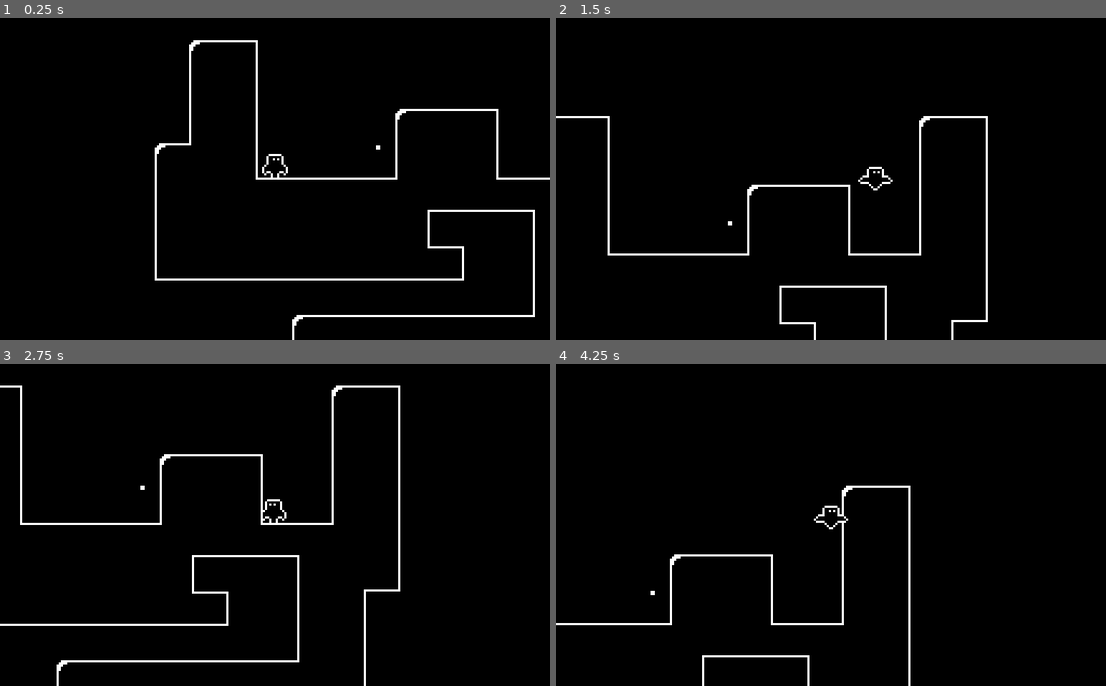
Above: before the commit, frames 1-4 (two rows, left to right).
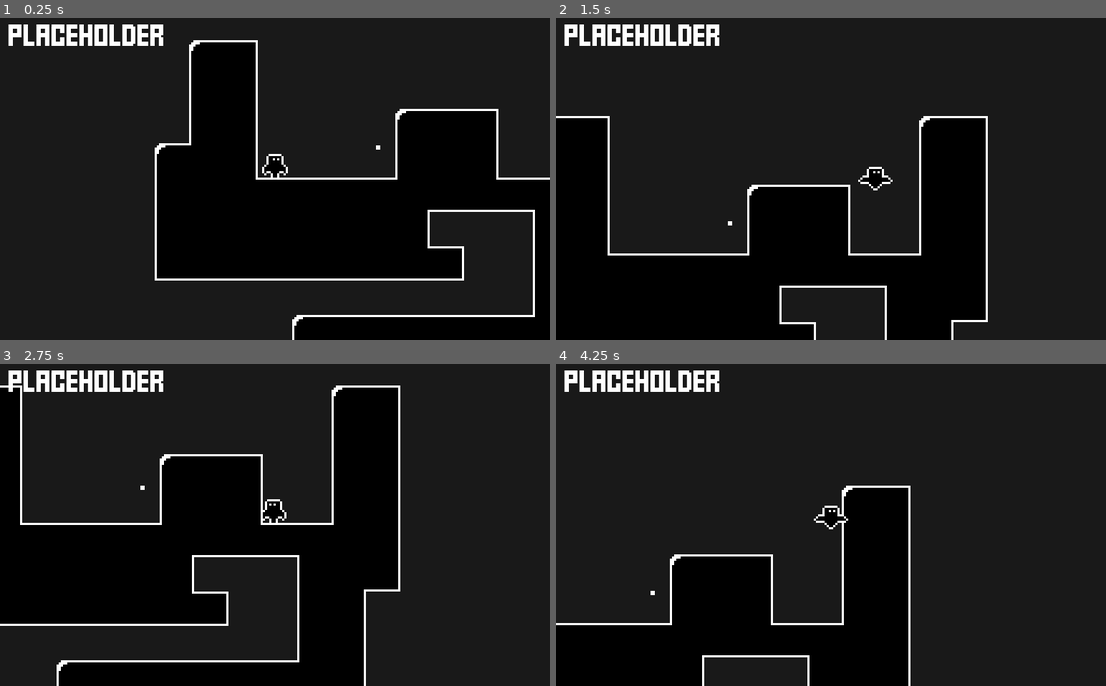
Above: after the commit, the same moments.

Repository: kylehorton33/1bit-platformer
Game: Godot game, scene res://src/World.tscn
Two runs of this game, one before a commit and one after it. Both use one fixed random seed, a clock stepped at 60 frames per second and the inputs below.
Inputs:
- Up to frame 1 (0.25 s): no input
- Up to frame 2 (1.5 s): hold Right (ui_right) from 0.53 s (still down); tap Space (jump) at 0.77 s
- Up to frame 3 (2.75 s): tap Space (jump) at 1.52 s; release Right (ui_right) at 2.03 s; hold Left (ui_left) from 2.03 s (still down)
- Up to frame 4 (4.25 s): release Left (ui_left) at 2.78 s; hold Right (ui_right) from 2.78 s (still down); tap Space (jump) at 3.02, 3.77 s

The runs differ from the first frame. In frame 1, 66% of the frame differs, in the area x 0-100%, y 0-100%; in frame 2, 68%; in frame 3, 64%; in frame 4, 80%.

Commit message:
add font and basic UI

Diff:
--- a/project.godot
+++ b/project.godot
@@ -18,7 +18,6 @@
 
 window/size/width=256
 window/size/height=150
-window/size/resizable=false
 window/size/test_width=512
 window/size/test_height=300
 window/stretch/mode="2d"
--- /dev/null
+++ b/src/UI/TopUI.tscn
@@ -0,0 +1,17 @@
+[gd_scene load_steps=2 format=2]
+
+[ext_resource path="res://src/UI/main_theme.tres" type="Theme" id=1]
+
+[node name="TopUI" type="Control"]
+theme = ExtResource( 1 )
+
+[node name="HBoxContainer" type="HBoxContainer" parent="."]
+anchor_right = 1.0
+margin_left = 4.0
+margin_top = 4.0
+margin_right = -4.0
+
+[node name="Label" type="Label" parent="HBoxContainer"]
+margin_right = 73.0
+margin_bottom = 11.0
+text = "PLACEHOLDER"
--- /dev/null
+++ b/src/UI/fff-forward.tres
@@ -0,0 +1,7 @@
+[gd_resource type="DynamicFont" load_steps=2 format=2]
+
+[ext_resource path="res://src/UI/fff-forward.regular.ttf" type="DynamicFontData" id=1]
+
+[resource]
+size = 8
+font_data = ExtResource( 1 )
--- /dev/null
+++ b/src/UI/main_theme.tres
@@ -0,0 +1,6 @@
+[gd_resource type="Theme" load_steps=2 format=2]
+
+[ext_resource path="res://src/UI/fff-forward.tres" type="DynamicFont" id=1]
+
+[resource]
+default_font = ExtResource( 1 )
--- a/src/World.tscn
+++ b/src/World.tscn
@@ -1,8 +1,9 @@
-[gd_scene load_steps=47 format=2]
+[gd_scene load_steps=48 format=2]
 
 [ext_resource path="res://src/Terrain/platform_tilemap.png" type="Texture" id=1]
 [ext_resource path="res://src/Player/Player.tscn" type="PackedScene" id=2]
 [ext_resource path="res://src/Collectible/Collectible.tscn" type="PackedScene" id=3]
+[ext_resource path="res://src/UI/TopUI.tscn" type="PackedScene" id=4]
 
 [sub_resource type="ConvexPolygonShape2D" id=2]
 points = PoolVector2Array( 16, 16, 0, 16, 0, 16, 16, 16 )
@@ -422,7 +423,7 @@
 [node name="ColorRect" type="ColorRect" parent="GameCamera/Background"]
 anchor_right = 1.0
 anchor_bottom = 1.0
-color = Color( 0, 0, 0, 1 )
+color = Color( 0.1, 0.1, 0.1, 1 )
 
 [node name="Terrain" type="TileMap" parent="."]
 tile_set = SubResource( 1 )
@@ -438,3 +439,7 @@
 
 [node name="Collectible" parent="." instance=ExtResource( 3 )]
 position = Vector2( 72, 0 )
+
+[node name="UI" type="CanvasLayer" parent="."]
+
+[node name="TopUI" parent="UI" instance=ExtResource( 4 )]
Binary file added: src/UI/fff-forward.regular.ttf
Not shown, changed: README.md
